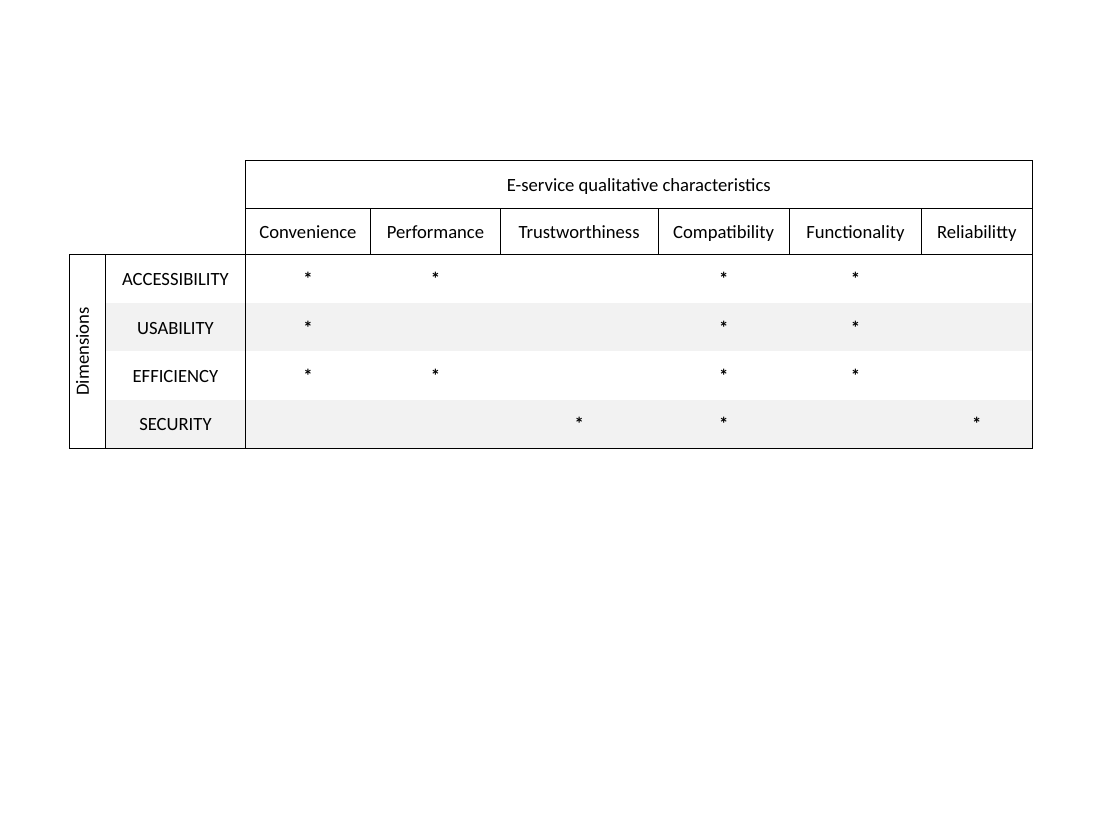
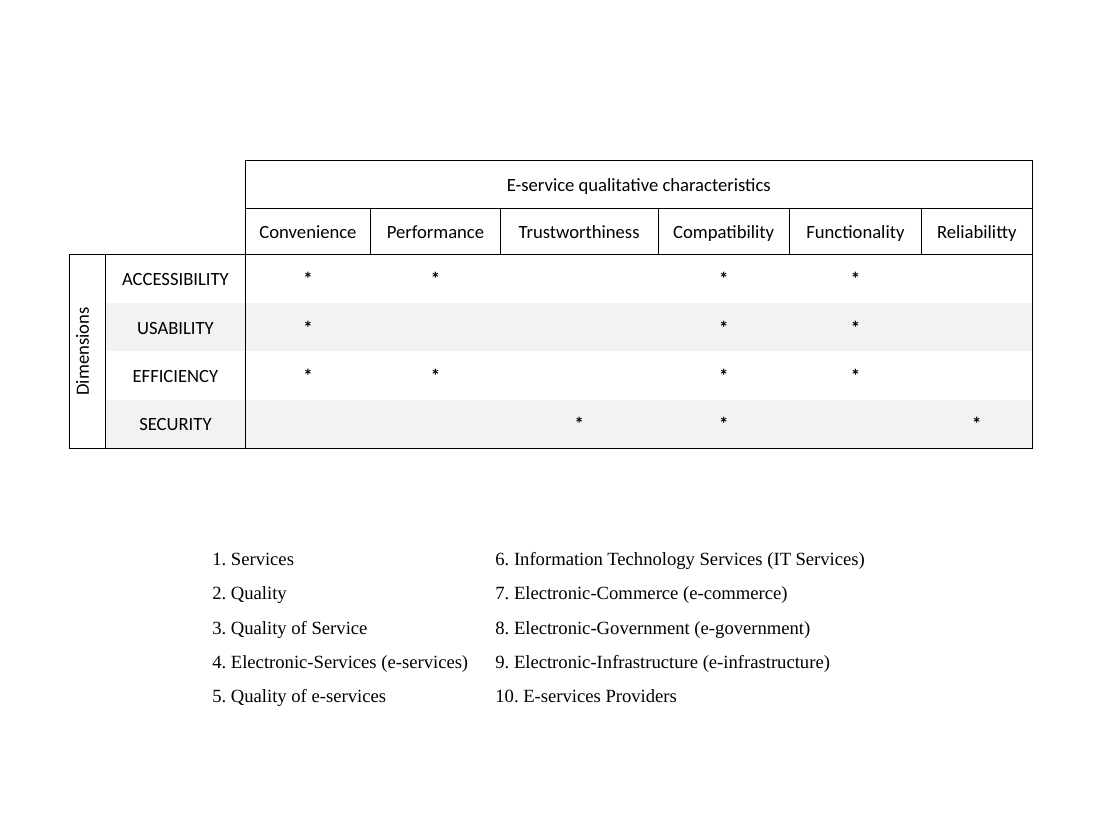
Before and after one commit to paxian/finalexam, a slide deck: slide 15 of model.pptx (slide 13 before the commit). Drawn at 1120x840 pixels with LibreOffice and Linux fonts; fonts in the diff are those of the drawing. Boxes give left, top, right and bottom in pixels: in the first picture for what was removed or moved away, otherwise in the second. Text is boxed around its words. In the diff, an @@ line names an element or a change of style, - is before the commit and + after.

```diff
--- a/model.pptx
+++ b/model.pptx
@@ table added at (211,541,909,712), 5 rows, 2 columns @@
+1. Services | 6. Information Technology Services (IT Services)
+2. Quality | 7. Electronic-Commerce (e-commerce)
+3. Quality of Service | 8. Electronic-Government (e-government)
+4. Electronic-Services (e-services) | 9. Electronic-Infrastructure (e-infrastructure)
+5. Quality of e-services | 10. E-services Providers
```
Also in this commit, not shown: 2 other slides changed, 2 slides added, 1 other file.
